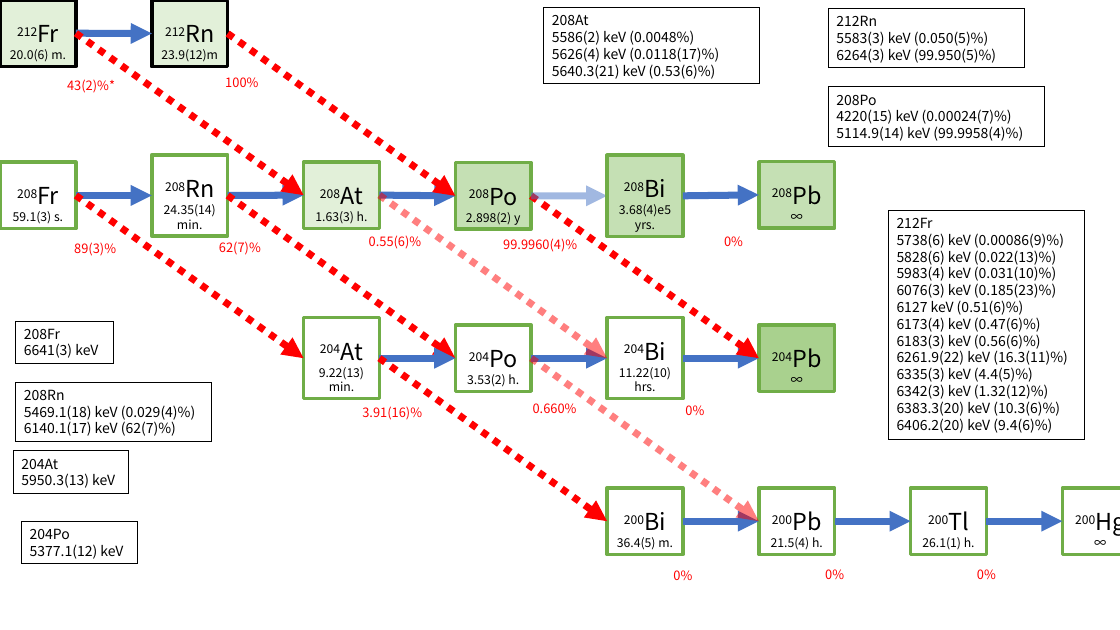
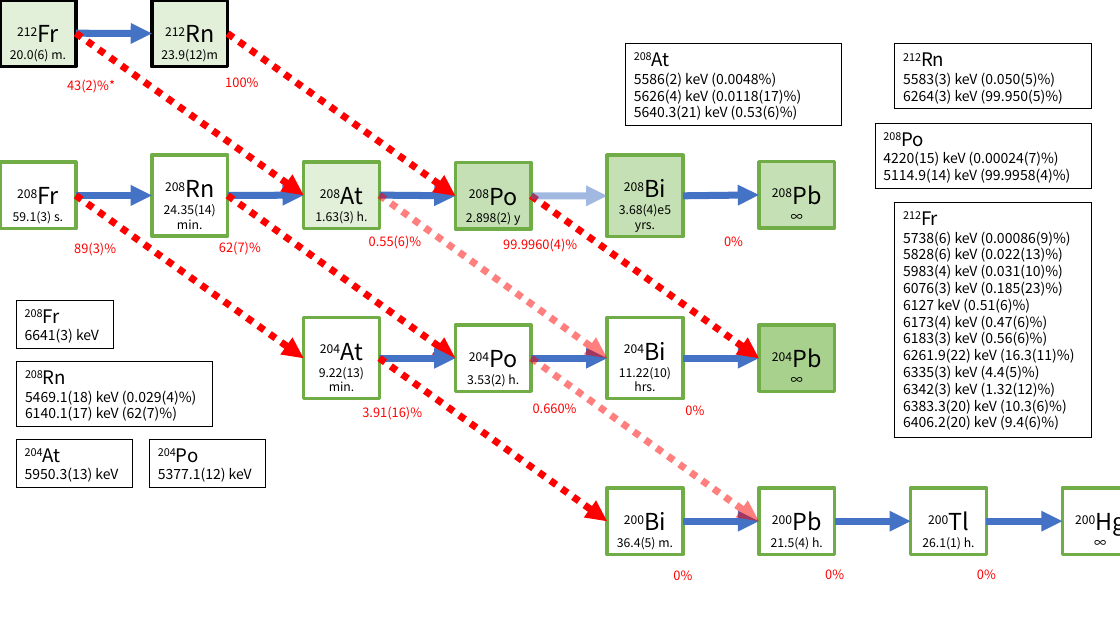
Before and after one commit to naoya-ozawa/fr_decay_calculator, a slide deck: slide 11 of fr_decay/fr_decay.pptx. Drawn at 1120x630 pixels with LibreOffice and Linux fonts; fonts in the diff are those of the drawing. Boxes give left, top, right and bottom in pixels: in the first picture for what was removed or moved away, otherwise in the second. Text is boxed around its words. In the diff, an @@ line names an element or a change of style, - is before the commit and + after.

```diff
--- a/fr_decay/fr_decay.pptx
+++ b/fr_decay/fr_decay.pptx
@@ rectangle "208At": place and size @@
-rectangle "208At" at <box>544,8,760,84</box>
+rectangle "208At" at <box>626,44,842,126</box>
@@ rectangle "208At" at <box>626,44,842,126</box>: size 12 to 16 pt, now superscript in "208At" @@
@@ rectangle "212Rn": place and size @@
-rectangle "212Rn" at <box>828,8,1025,68</box>
+rectangle "212Rn" at <box>895,44,1091,108</box>
@@ rectangle "212Rn" at <box>895,44,1091,108</box>: size 12 to 16 pt, now superscript in "212Rn" @@
@@ rectangle "208Po": place and size @@
-rectangle "208Po" at <box>828,87,1044,147</box>
+rectangle "208Po" at <box>875,124,1091,188</box>
@@ rectangle "208Po" at <box>875,124,1091,188</box>: size 12 to 16 pt, now superscript in "208Po" @@
@@ rectangle "212Fr": place and size @@
-rectangle "212Fr" at <box>888,211,1085,440</box>
+rectangle "212Fr" at <box>895,202,1091,437</box>
@@ rectangle "212Fr" at <box>895,202,1091,437</box>: size 12 to 16 pt, now superscript in "212Fr" @@
@@ rectangle "208Fr": place and size @@
-rectangle "208Fr" at <box>16,321,113,363</box>
+rectangle "208Fr" at <box>16,300,113,348</box>
@@ rectangle "208Fr" at <box>16,300,113,348</box>: size 12 to 16 pt, now superscript in "208Fr" @@
@@ rectangle "208Rn": place and size @@
-rectangle "208Rn" at <box>16,382,213,442</box>
+rectangle "208Rn" at <box>17,361,213,426</box>
@@ rectangle "208Rn" at <box>17,361,213,426</box>: size 12 to 16 pt, now superscript in "208Rn" @@
@@ rectangle "204At": place and size @@
-rectangle "204At" at <box>13,451,129,493</box>
+rectangle "204At" at <box>16,439,132,487</box>
@@ rectangle "204At" at <box>16,439,132,487</box>: size 12 to 16 pt, now superscript in "204At" @@
@@ rectangle "204Po": place and size @@
-rectangle "204Po" at <box>22,521,138,563</box>
+rectangle "204Po" at <box>150,439,266,487</box>
@@ rectangle "204Po" at <box>150,439,266,487</box>: size 12 to 16 pt, now superscript in "204Po" @@
```
Also in this commit, not shown: 3 other slides changed, 4 other files.
